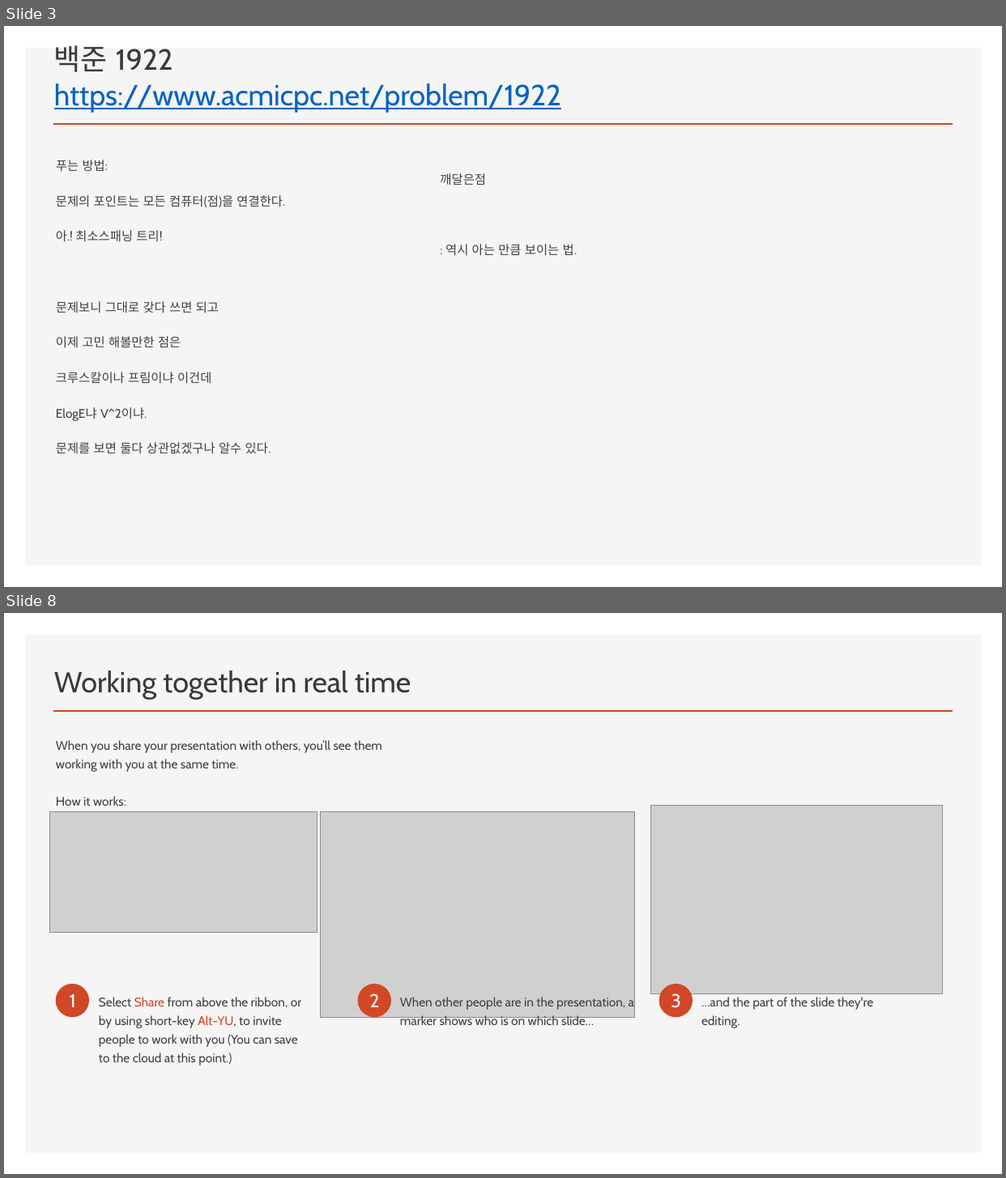
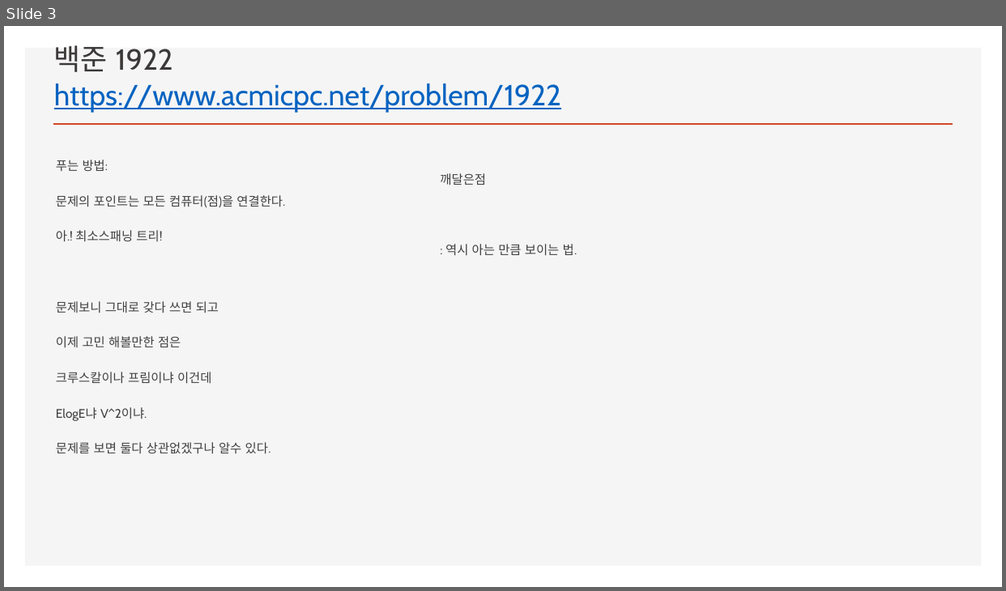
Before and after one commit to ckdgus0505/ACM, a slide deck: PPT 발표자료/이동석 2019년 8월 24일 알고스 문제풀이.pptx. Shown one above the other, each under a label of ours: slides 3 and 8 before the commit, slide 3 after it; the slides between them are not shown. The pictures are 1006x1178 and 1006x591 pixels, drawn with LibreOffice and Linux fonts; fonts in the diff are those of the drawing; grey boxes stand for pictures. Boxes give left, top, right and bottom in pixels: in the first picture for what was removed or moved away, otherwise in the second. Text is boxed around its words. In the diff, an @@ line names an element or a change of style, - is before the commit and + after.

```diff
--- a/PPT 발표자료/이동석 2019년 8월 24일 알고스 문제풀이.pptx
+++ b/PPT 발표자료/이동석 2019년 8월 24일 알고스 문제풀이.pptx
@@ slide 8 removed at [4, 613, 1002, 1174], background #FFFFFF; not listed: 2 template elements that a slide beside it also shows @@
@@ title removed at [54, 671, 411, 699] @@
-Working together in real time
@@ text removed at [56, 740, 382, 806] @@
-When you share your presentation with others, you’ll see them working with you at the same time.
-How it works:
@@ picture removed at [651, 806, 943, 994] @@
@@ picture removed at [49, 811, 317, 932] @@
@@ picture removed at [320, 812, 634, 1018] @@
@@ ellipse removed at [56, 984, 89, 1018] @@
@@ text removed at [70, 995, 76, 1007] @@
-1
@@ text removed at [99, 997, 301, 1066] @@
-Select Share from above the ribbon, or by using short-key Alt-YU, to invite people to work with you (You can save to the cloud at this point.)
@@ ellipse removed at [358, 984, 392, 1018] @@
@@ text removed at [369, 994, 379, 1007] @@
-2
@@ text removed at [400, 997, 634, 1025] @@
-When other people are in the presentation, a marker shows who is on which slide…
@@ ellipse removed at [659, 984, 692, 1018] @@
@@ text removed at [671, 994, 681, 1008] @@
-3
@@ text removed at [701, 997, 873, 1029] @@
-…and the part of the slide they're editing.
```
Also in this commit, not shown: 1 slide changed, 1 slide added, 6 other slides removed.
